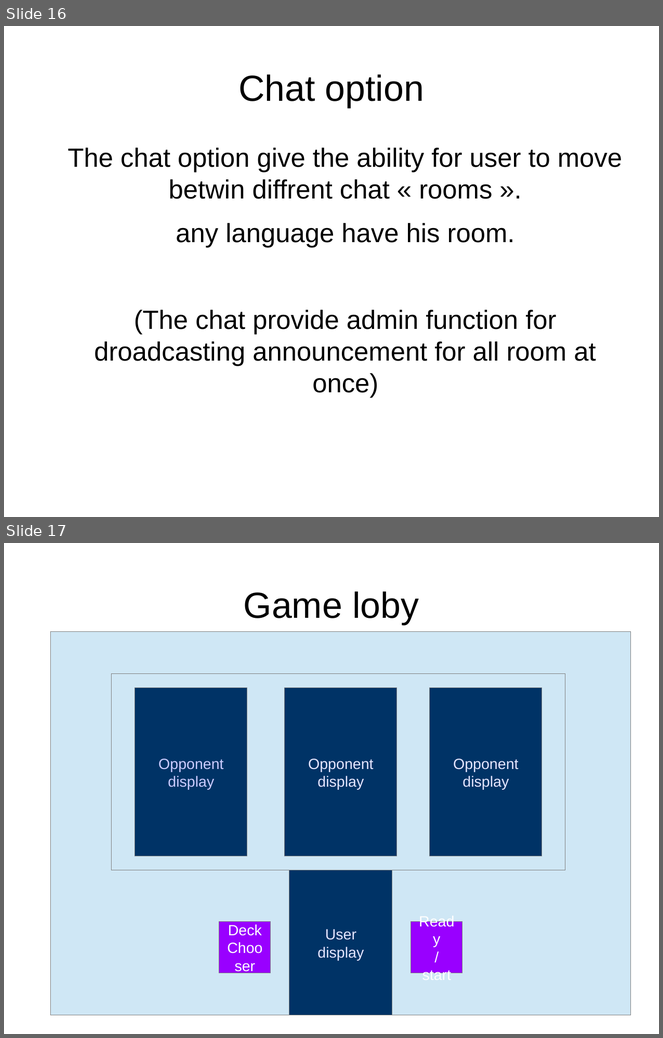
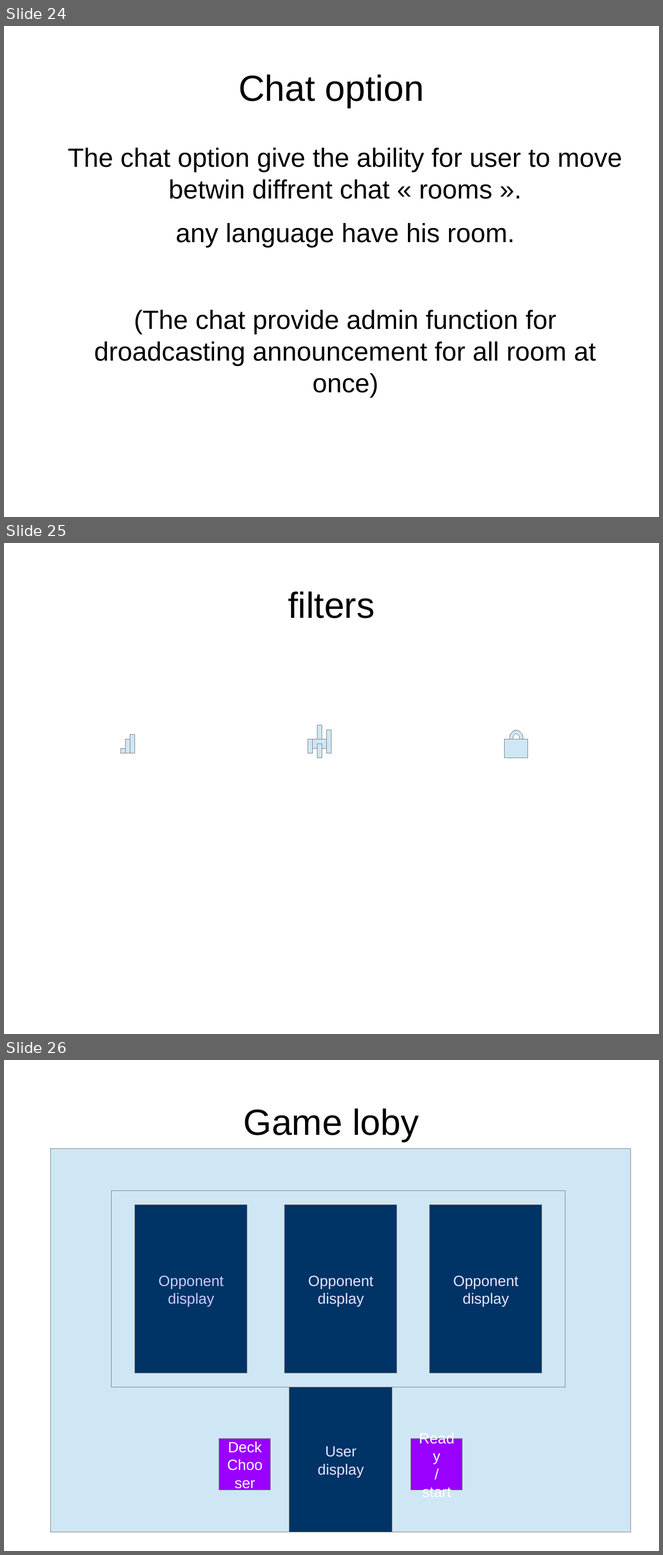
Before and after one commit to idolord/CryptDuel, a slide deck: documentation/interface.menu CDC.odp. Shown one above the other, each under a label of ours: slides 16 and 17 before the commit, slides 24, 25 and 26 after it. The pictures are 663x1038 and 663x1555 pixels, drawn with LibreOffice and Linux fonts; fonts in the diff are those of the drawing. Boxes give left, top, right and bottom in pixels: in the first picture for what was removed or moved away, otherwise in the second. Text is boxed around its words. In the diff, an @@ line names an element or a change of style, - is before the commit and + after.

```diff
--- a/documentation/interface.menu CDC.odp
+++ b/documentation/interface.menu CDC.odp
@@ slide 25 added at (4,543,659,1034), background #FFFFFF @@
@@ title added at (288,591,375,618), 44 pt, text #000000 @@
+filters
@@ rectangle added at (318,726,323,740), fill #CFE7F5, outline #808080 0 pt @@
@@ rectangle added at (126,740,131,754), fill #CFE7F5, outline #808080 0 pt @@
@@ rectangle added at (131,735,136,754), fill #CFE7F5, outline #808080 0 pt @@
@@ rectangle added at (308,740,313,754), fill #CFE7F5, outline #808080 0 pt @@
@@ rectangle added at (313,740,327,749), fill #CFE7F5, outline #808080 0 pt @@
@@ rectangle added at (318,745,323,759), fill #CFE7F5, outline #808080 0 pt @@
@@ rectangle added at (327,730,332,754), fill #CFE7F5, outline #808080 0 pt @@
@@ rectangle added at (505,740,528,758), fill #CFE7F5, outline #808080 0 pt @@
@@ arch (boxed as its full ring) added at (509,730,523,749), fill #CFE7F5, outline #808080 0 pt @@
@@ rectangle added at (121,749,126,754), fill #CFE7F5, outline #808080 0 pt @@
@@ what was slide 16 is now slide 24 @@
@@ what was slide 17 is now slide 26 @@
```
Also in this commit, not shown: 2 slides changed, 8 other slides added.
